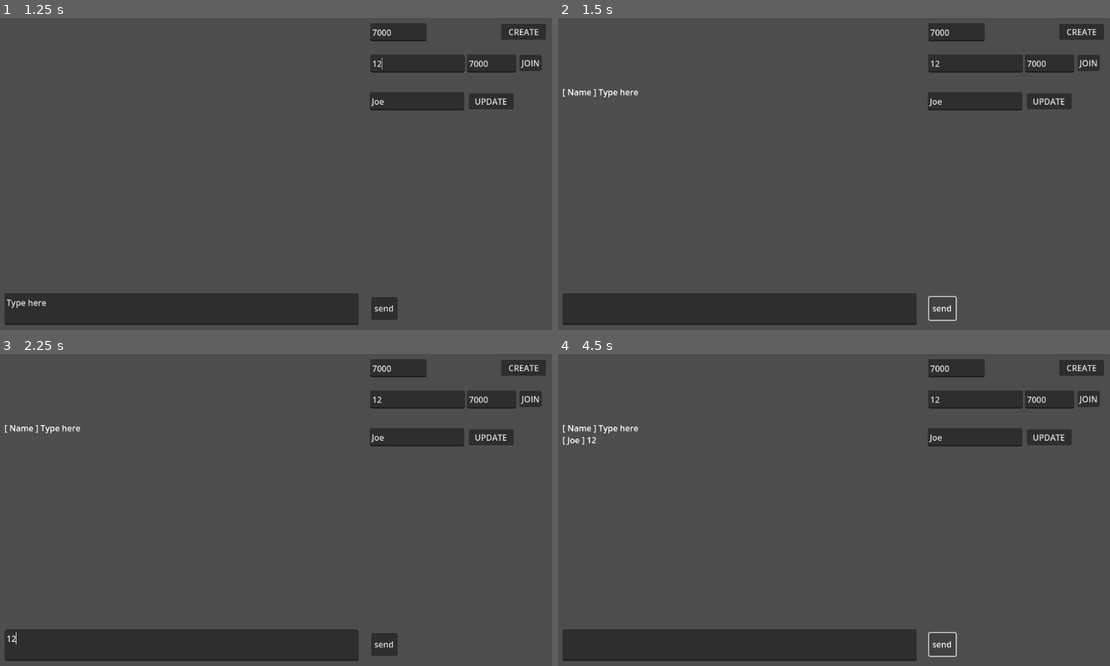
Above: before the commit, frames 1-4 (two rows, left to right).
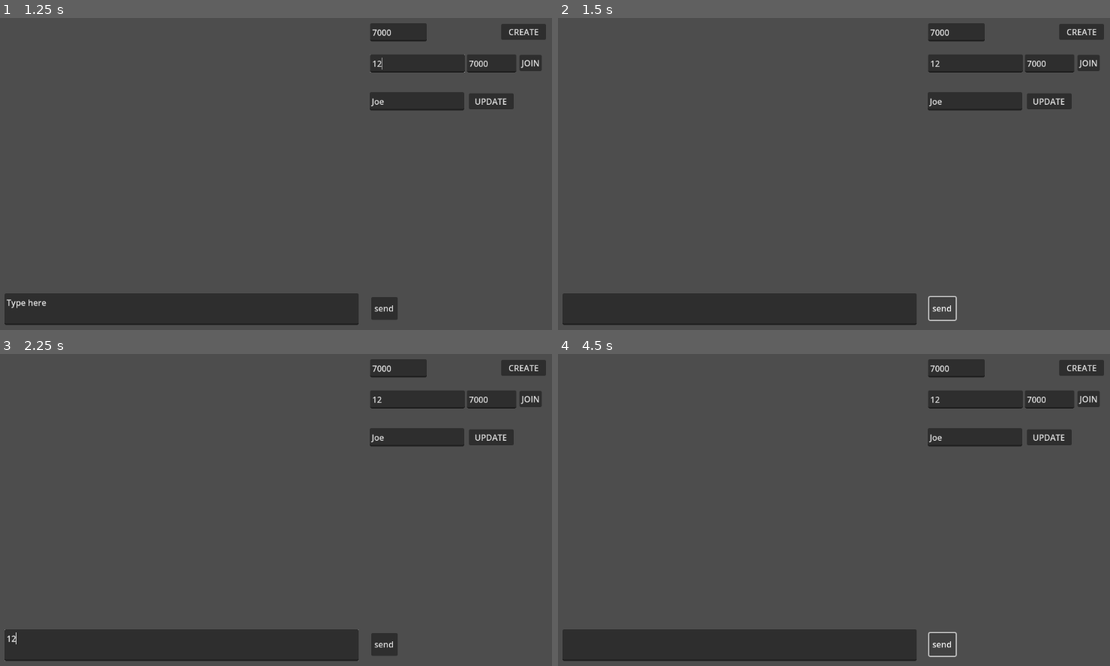
Above: after the commit, the same moments.

Repository: alexanderivanov2424/GodotTesting
Game: Godot game, scene res://main.tscn
The game is run twice, just before and just after one commit, with the same random seed, the same clock (stepped at 60 frames per second) and the same inputs.
Inputs (mouse positions are in pixels of both pictures, inside the frame that each line leads up to):
- Up to frame 1 (1.25 s): click (419, 64) at 0.52 s; type "12" at 0.6 s
- Up to frame 2 (1.5 s): click "send" at 1.25 s
- Up to frame 3 (2.25 s): click (182, 644) at 2.02 s; type "12" at 2.1 s
- Up to frame 4 (4.5 s): click "UPDATE" at 2.75 s; click "CREATE" at 3.5 s; click "send" at 4.25 s

Frame 1 is identical in both runs. In frame 2, 0.1% of the frame differs, in the area x 0-15%, y 22-26%; in frame 3, 0.1%; in frame 4, 0.2%, in the area x 0-15%, y 22-30%.
Error after the commit: Invalid access to property or key '1' on a base object of type 'Dictionary'. (res://Lobby.gd:88)

Commit message:
update name

Diff:
--- a/Lobby.gd
+++ b/Lobby.gd
@@ -80,8 +80,20 @@
 # ########################
 
 func send_message(message : String):
-	_send_message.rpc(player_info, message)
+	var peer_id : int = multiplayer.get_unique_id()
+	_send_message.rpc(peer_id, message)
 
 @rpc("any_peer", "call_local", "reliable")
-func _send_message(sender, message : String):
+func _send_message(peer_id, message : String):
+	var sender = players[peer_id]
 	message_received.emit(sender, message)
+
+func update_name(new_name : String):
+	player_info["name"] = new_name
+	var peer_id : int = multiplayer.get_unique_id()
+	_update_name.rpc(peer_id, new_name)
+
+@rpc("any_peer", "call_local", "reliable")
+func _update_name(peer_id, new_name : String):
+	var sender = players[peer_id]
+	players[peer_id]["name"] = new_name
--- a/Main.gd
+++ b/Main.gd
@@ -30,8 +30,7 @@
 	print("Server Joined")
 
 func _on_update_name_pressed() -> void:
-	# Lobby.player_info["name"] = $Name.text
-	Lobby.player_info = {"name" : $Name.text}
+	Lobby.player_info["name"] = $Name.text
 	print("Name Updated")
 
 
@@ -45,13 +44,6 @@
 	print("server closed")
 
 func _got_message(player_info, message : String):
-
-	print("####")
-	for m in logs:
-		print(m)
-	print("####")
-	print()
-
 	var message_line = "[ {player_name} ] {message} \n"
 	var formatting = {"player_name" : player_info["name"],	"message" : message}
 	ChatLog.text += message_line.format(formatting)
